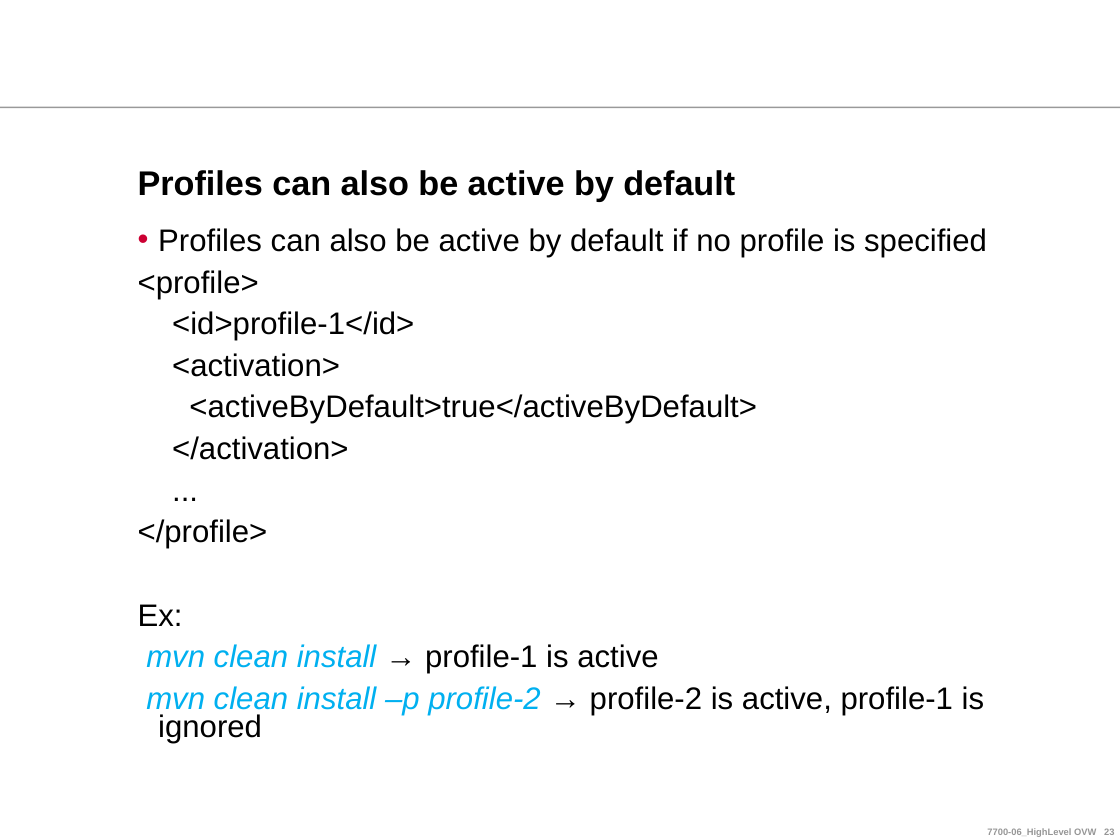
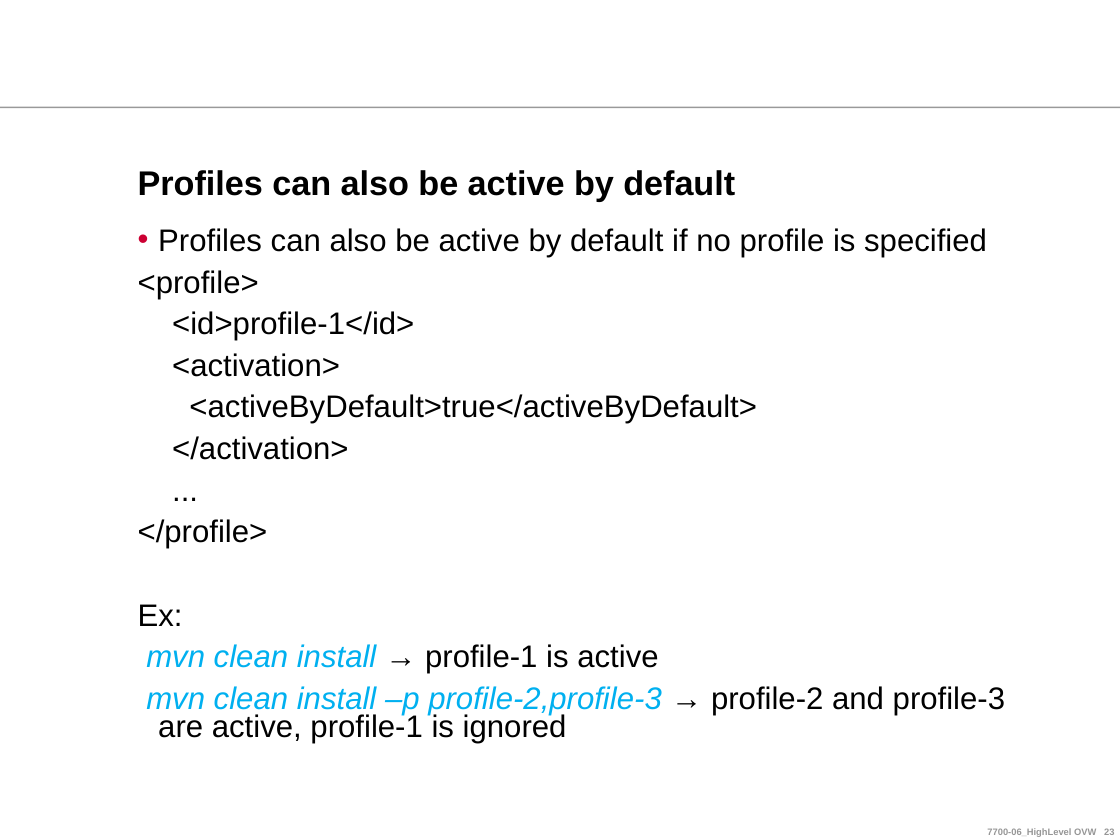
Before and after one commit to ndlongit/longnd-data, a slide deck: slide 23 of Document/Tutorial/[Presentation] Maven.ppt. Drawn at 1120x840 pixels with LibreOffice and Linux fonts; fonts in the diff are those of the drawing; background and template pictures are left out. Boxes give left, top, right and bottom in pixels: in the first picture for what was removed or moved away, otherwise in the second. Text is boxed around its words. In the diff, an @@ line names an element or a change of style, - is before the commit and + after.

```diff
--- a/Document/Tutorial/[Presentation] Maven.ppt
+++ b/Document/Tutorial/[Presentation] Maven.ppt
@@ text at (146,686,1005,743): text changed @@
-mvn clean install –p profile-2 → profile-2 is active, profile-1 is ignored
+mvn clean install –p profile-2,profile-3 → profile-2 and profile-3 are active, profile-1 is ignored
```
Also in this commit, not shown: 3 other slides changed, 1 slide added, 1 slide removed, 2 other files.
